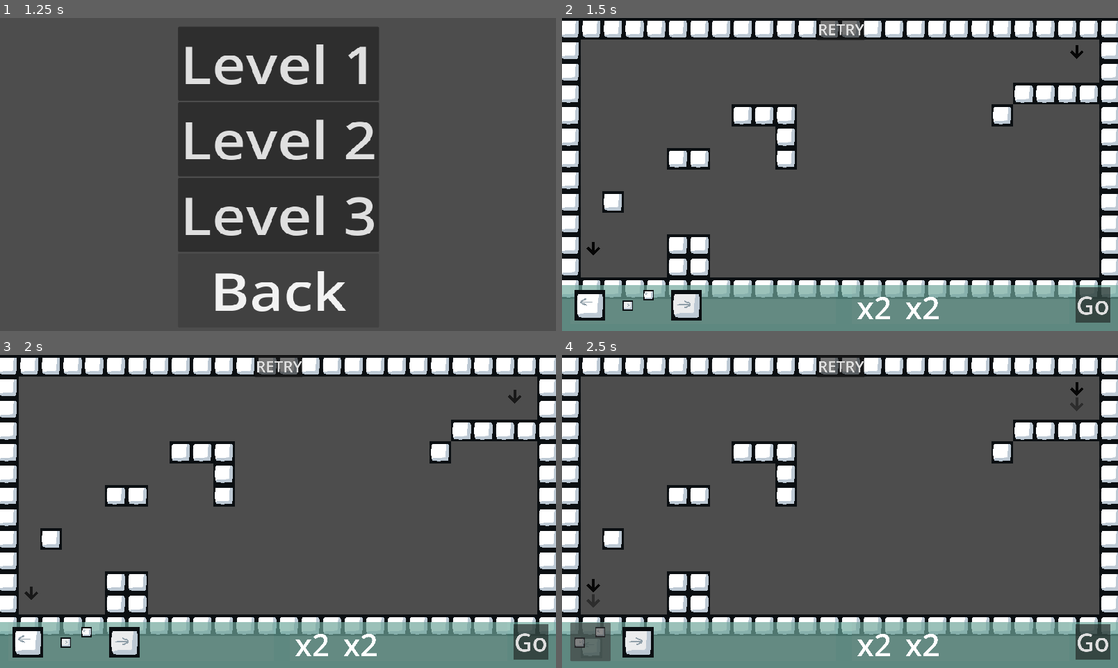
Above: before the commit, frames 1-4 (two rows, left to right).
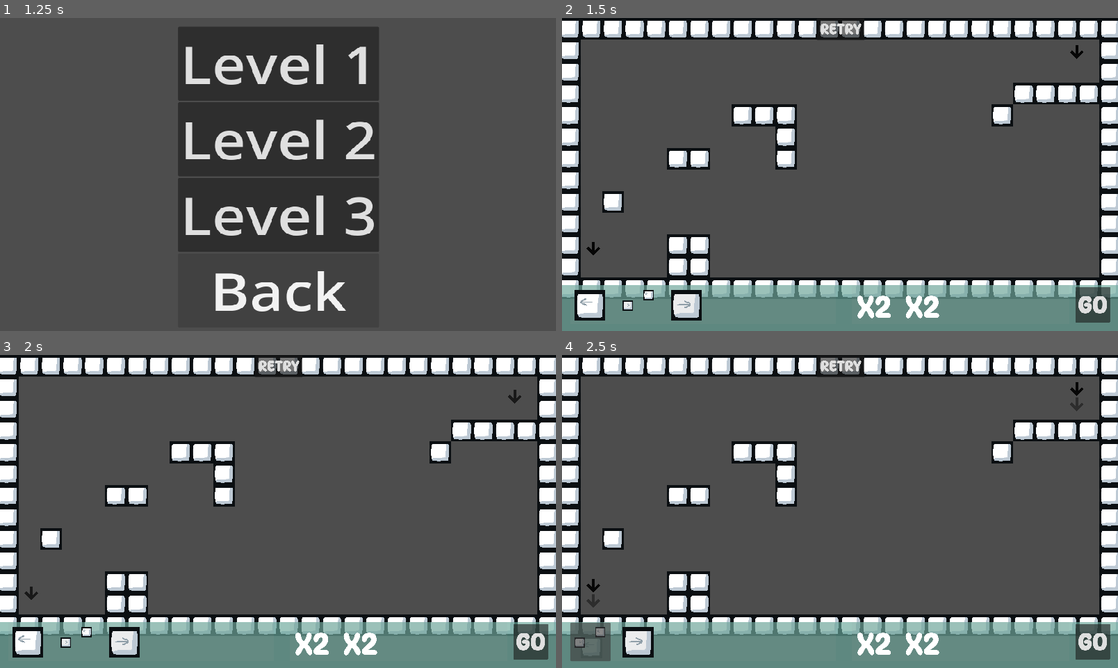
Above: after the commit, the same moments.

Repository: matt-neave/shapeEscape
Game: Godot game, scene res://scenes/menu.tscn
Same seed, same stepped clock (60 frames per second), same inputs: the game is played once before the commit and once after it.
Inputs (mouse positions are in pixels of both pictures, inside the frame that each line leads up to):
- Up to frame 1 (1.25 s): click "Start Game" at 0.5 s
- Up to frame 2 (1.5 s): click "Level 1" at 1.25 s
- Up to frame 3 (2 s): no input
- Up to frame 4 (2.5 s): click (589, 642) at 2.02 s

Frame 1 is identical in both runs. In frame 2, 0.7% of the frame differs, in the area x 46-99%, y 1-98%; in frame 3, 0.7%; in frame 4, 0.7%.

Commit message:
New font fily

Diff:
--- a/fonts/available_multiplier.tres
+++ b/fonts/available_multiplier.tres
@@ -1,4 +1,7 @@
-[gd_resource type="LabelSettings" format=3 uid="uid://w4vi2ub2x5dk"]
+[gd_resource type="LabelSettings" load_steps=2 format=3 uid="uid://w4vi2ub2x5dk"]
+
+[ext_resource type="FontFile" uid="uid://bfjao6y3cc3i" path="res://assets/fonts/MotleyForcesRegular-w1rZ3.ttf" id="1_7lbnl"]
 
 [resource]
+font = ExtResource("1_7lbnl")
 font_size = 256
--- a/scenes/available_multiplier.tscn
+++ b/scenes/available_multiplier.tscn
@@ -2,11 +2,9 @@
 
 [ext_resource type="Script" path="res://scripts/available_shape.gd" id="1_weeca"]
 [ext_resource type="Script" path="res://scripts/drag_multiplier.gd" id="2_7cn3y"]
+[ext_resource type="LabelSettings" uid="uid://w4vi2ub2x5dk" path="res://fonts/available_multiplier.tres" id="2_26rhm"]
 
 [sub_resource type="StyleBoxEmpty" id="StyleBoxEmpty_iah11"]
-
-[sub_resource type="LabelSettings" id="LabelSettings_fxdy5"]
-font_size = 256
 
 [sub_resource type="StyleBoxEmpty" id="StyleBoxEmpty_nf5pf"]
 
@@ -37,7 +35,7 @@
 [node name="Label" type="Label" parent="Panel/CenterContainer"]
 layout_mode = 2
 text = "x2"
-label_settings = SubResource("LabelSettings_fxdy5")
+label_settings = ExtResource("2_26rhm")
 
 [node name="Button" type="Button" parent="."]
 layout_mode = 0
--- a/scenes/sample_world.tscn
+++ b/scenes/sample_world.tscn
@@ -7,6 +7,7 @@
 [ext_resource type="PackedScene" uid="uid://dfiwma3suklni" path="res://scenes/avaliable_shapes.tscn" id="4_jnf17"]
 [ext_resource type="Script" path="res://scripts/goal.gd" id="4_ylrk4"]
 [ext_resource type="PackedScene" uid="uid://bjyivq413uhna" path="res://scenes/avaliable_multipliers.tscn" id="5_86tck"]
+[ext_resource type="FontFile" uid="uid://bfjao6y3cc3i" path="res://assets/fonts/MotleyForcesRegular-w1rZ3.ttf" id="7_k4dme"]
 [ext_resource type="PackedScene" uid="uid://rvp1j1c6hjh" path="res://particles/arrow_indicator.tscn" id="7_oeccr"]
 
 [sub_resource type="StyleBoxFlat" id="StyleBoxFlat_rk7v1"]
@@ -65,6 +66,7 @@
 offset_bottom = 740.0
 scale = Vector2(0.4, 0.4)
 focus_mode = 0
+theme_override_fonts/font = ExtResource("7_k4dme")
 theme_override_font_sizes/font_size = 128
 text = "Go
 "
@@ -90,7 +92,7 @@
 
 [node name="CanvasLayer" type="CanvasLayer" parent="."]
 
-[node name="Button" type="Button" parent="CanvasLayer"]
+[node name="Retry" type="Button" parent="CanvasLayer"]
 anchors_preset = 5
 anchor_left = 0.5
 anchor_right = 0.5
@@ -100,6 +102,7 @@
 grow_horizontal = 2
 scale = Vector2(0.25, 0.25)
 focus_mode = 0
+theme_override_fonts/font = ExtResource("7_k4dme")
 theme_override_font_sizes/font_size = 128
 text = "RETRY"
 
--- a/scripts/level_manager.gd
+++ b/scripts/level_manager.gd
@@ -6,7 +6,7 @@
 }
 
 @onready var start_button: Button = $UI/StartButton
-@onready var reset_button = $CanvasLayer/Button
+@onready var reset_button = $CanvasLayer/Retry
 @onready var phase_1_camera: Camera2D = $Phase1Camera
 @onready var ui = $UI
 
Binary file added: assets/fonts/MotleyForcesRegular-w1rZ3.ttf
Not shown, added: assets/fonts/MotleyForcesRegular-w1rZ3.ttf.import
Not shown: 1 places in scenes/sample_world.tscn that only renumber resources
